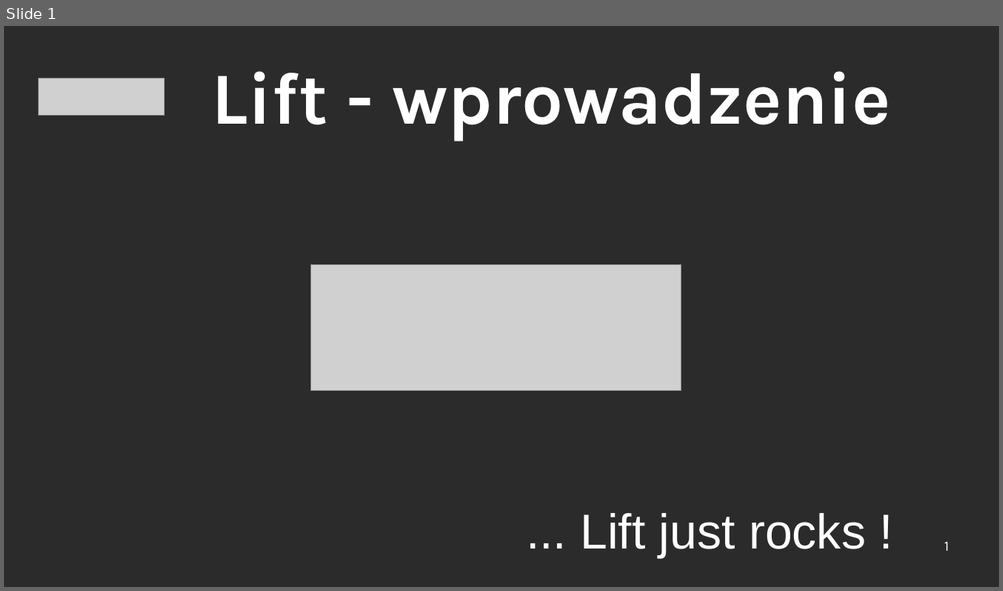
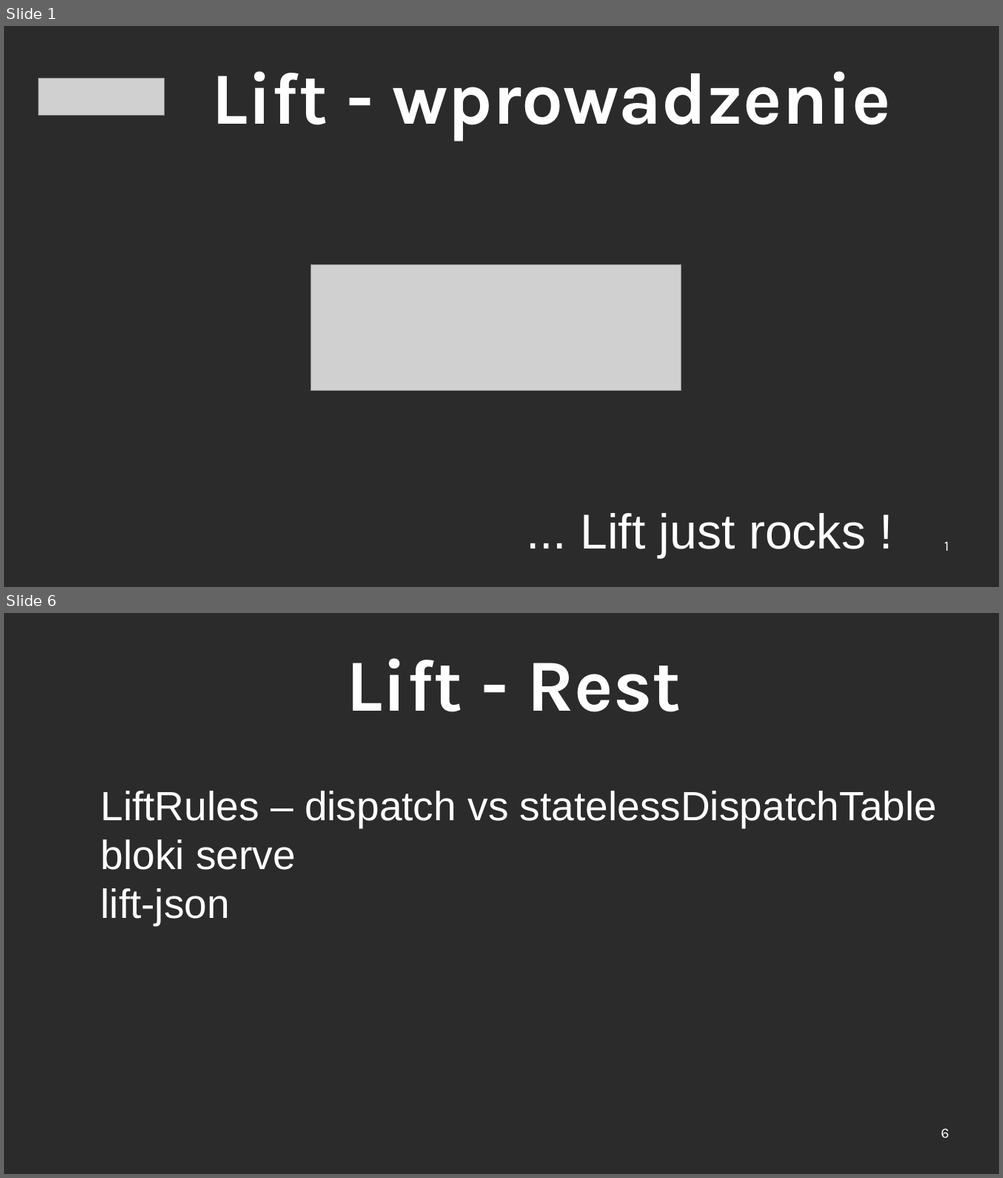
Before and after one commit to ScalaConsultants/lift-rest-demo, a slide deck: doc/lift-demo.odp. Shown one above the other, each under a label of ours: slide 1 before the commit, slides 1 and 6 after it; the slides between them are not shown. The pictures are 1003x591 and 1003x1178 pixels, drawn with LibreOffice and Linux fonts; fonts in the diff are those of the drawing; grey boxes stand for pictures; background and template pictures are left out; a plain dark background stands for a picture behind light text. Boxes give left, top, right and bottom in pixels: in the first picture for what was removed or moved away, otherwise in the second. Text is boxed around its words. In the diff, an @@ line names an element or a change of style, - is before the commit and + after.

```diff
--- a/doc/lift-demo.odp
+++ b/doc/lift-demo.odp
@@ slide 6 added at [4,613,999,1174], background picture (left out) @@
@@ title added at [347,658,681,712], 72 pt, text #FFFFFF, bold @@
+Lift - Rest
@@ text added at [101,791,937,926], 40 pt, text #FFFFFF @@
+LiftRules – dispatch vs statelessDispatchTable
+bloki serve
+lift-json
@@ page number added at [941,1128,949,1138], 14 pt, text #FFFFFF @@
+6
```
Also in this commit, not shown: 8 other slides added, 9 slides removed.
